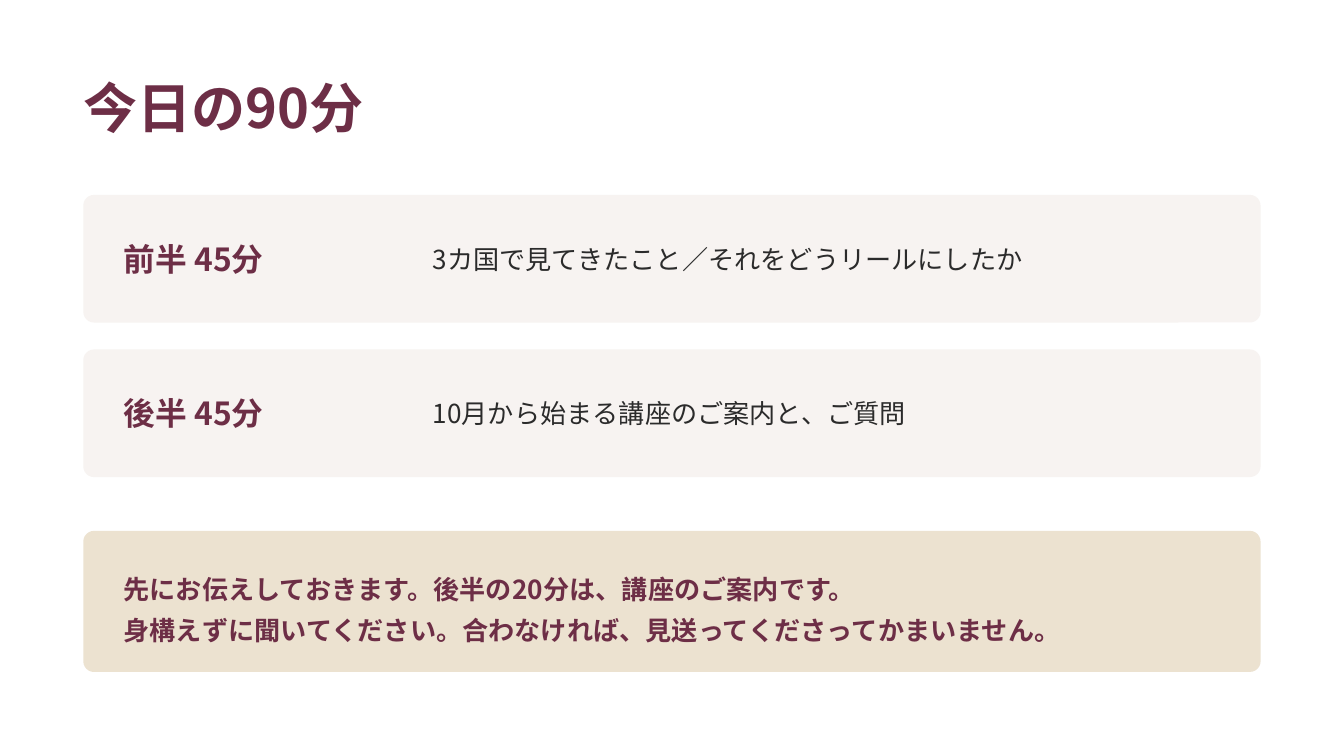
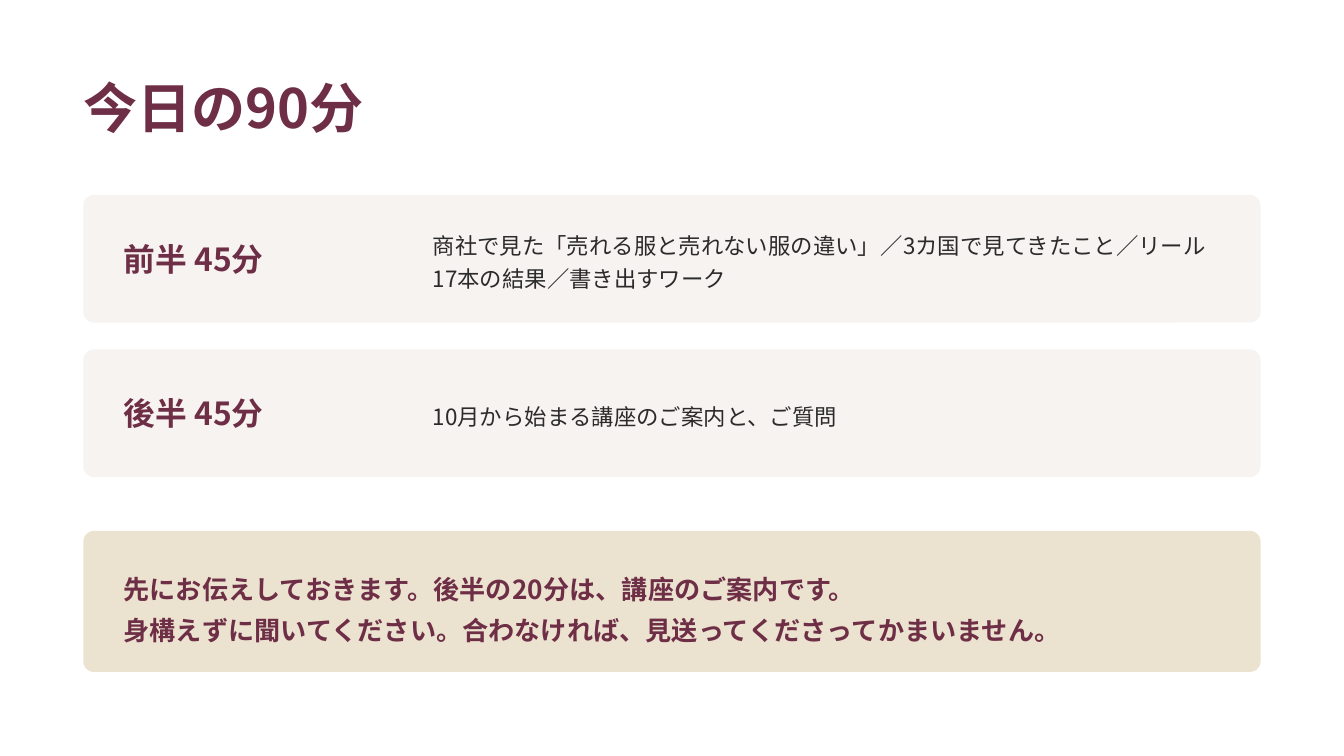
Before and after one commit to fashio17/potential-lamp, a slide deck: slide 2 of 運用/スライド/説明会_20260916.pptx. Drawn at 1344x756 pixels with LibreOffice and Linux fonts; fonts in the diff are those of the drawing. Boxes give left, top, right and bottom in pixels: in the first picture for what was removed or moved away, otherwise in the second. Text is boxed around its words. In the diff, an @@ line names an element or a change of style, - is before the commit and + after.

```diff
--- a/運用/スライド/説明会_20260916.pptx
+++ b/運用/スライド/説明会_20260916.pptx
@@ text at bbox=[433, 235, 1206, 289]: text changed; size 14 to 12 pt @@
-3カ国で見てきたこと／それをどうリールにしたか
+商社で見た「売れる服と売れない服の違い」／3カ国で見てきたこと／リール17本の結果／書き出すワーク
@@ text "10月から始まる講座のご案内と、ご質問" at bbox=[433, 406, 837, 427]: size 14 to 12 pt; line spacing 1 to 18pt @@
```
Also in this commit, not shown: 2 other slides changed, 2 slides added, 2 other files.
